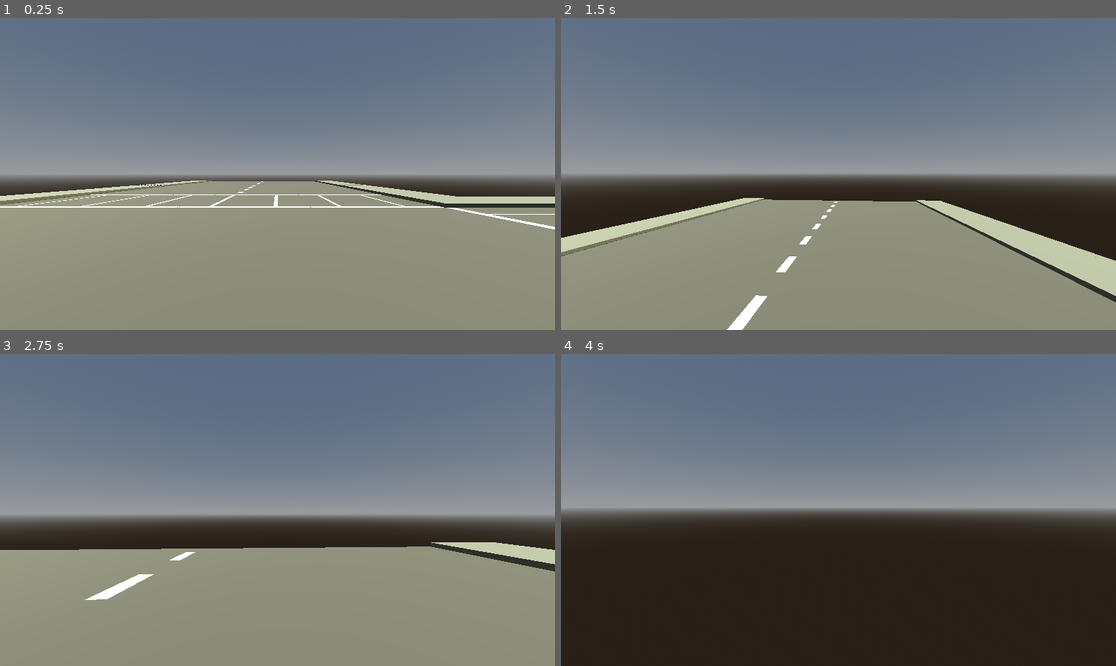
Above: before the commit, frames 1-4 (two rows, left to right).
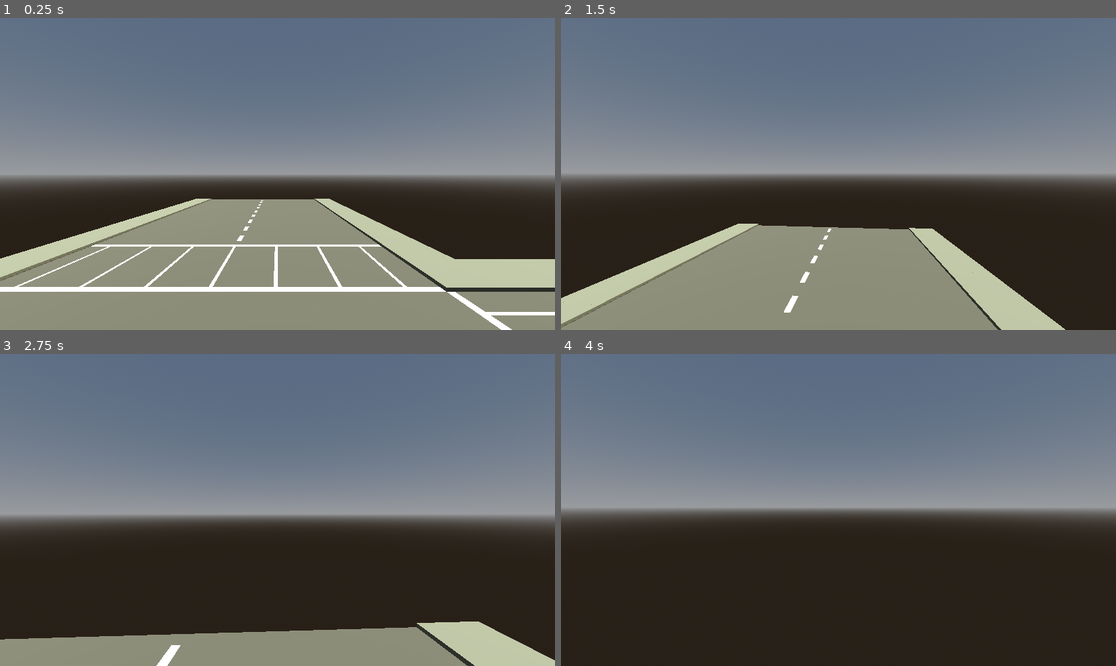
Above: after the commit, the same moments.

Repository: CloneDeath/MidnightDrive2
Game: Godot game, scene res://main.tscn
The game is run twice, just before and just after one commit, with the same random seed, the same clock (stepped at 60 frames per second) and the same inputs.
Inputs (mouse positions are in pixels of both pictures, inside the frame that each line leads up to):
- Up to frame 1 (0.25 s): no input
- Up to frame 2 (1.5 s): tap Enter at 0.5 s; move the mouse to (866, 174) at 0.52 s; hold W (move_forward) from 0.53 s (still down); tap Space (move_jump) at 0.77 s; move the mouse to (810, 174) at 1.27 s
- Up to frame 3 (2.75 s): keep holding W (move_forward); tap Space (move_jump) at 1.52 s; move the mouse to (288, 503) at 2.02 s
- Up to frame 4 (4 s): keep holding W (move_forward); move the mouse to (832, 516) at 2.77 s; tap Space (move_jump) at 3.02, 3.5, 3.77 s; move the mouse to (877, 513) at 3.52 s

The runs differ from the first frame. In frame 1, 20% of the frame differs, in the area x 0-100%, y 52-100%; in frame 2, 19%; in frame 3, 29%, in the area x 0-100%, y 60-100%; in frame 4, nothing differs.

Commit message:
fixed player movement. fleshed out the start of the map a little

Diff:
--- a/main.tscn
+++ b/main.tscn
@@ -1,7 +1,9 @@
-[gd_scene load_steps=6 format=3 uid="uid://cbbho3p5inwwi"]
+[gd_scene load_steps=9 format=3 uid="uid://cbbho3p5inwwi"]
 
 [ext_resource type="PackedScene" uid="uid://d3hpkexng6kod" path="res://player/player.tscn" id="2_5u6ts"]
 [ext_resource type="PackedScene" uid="uid://h2p6tvikra3i" path="res://maps/corner/corner.gltf" id="2_r7evt"]
+[ext_resource type="PackedScene" uid="uid://c3s2hon08bys" path="res://maps/corner/cars/green-truck.glb" id="3_40v78"]
+[ext_resource type="PackedScene" uid="uid://ccqqkf1kfnivu" path="res://maps/corner/garage/garage-exterior.glb" id="4_x3bvb"]
 
 [sub_resource type="ProceduralSkyMaterial" id="ProceduralSkyMaterial_77a0g"]
 sky_horizon_color = Color(0.64625, 0.65575, 0.67075, 1)
@@ -16,6 +18,9 @@
 tonemap_mode = 2
 tonemap_exposure = 0.5
 
+[sub_resource type="BoxShape3D" id="BoxShape3D_2hxpo"]
+size = Vector3(1, 1.1, 2.5)
+
 [node name="main" type="Node3D"]
 
 [node name="Sun" type="DirectionalLight3D" parent="."]
@@ -29,3 +34,15 @@
 transform = Transform3D(1, 0, 0, 0, 1, 0, 0, 0, 1, 1.5, 0, 0)
 
 [node name="default" parent="." instance=ExtResource("2_r7evt")]
+
+[node name="green-truck" parent="." instance=ExtResource("3_40v78")]
+transform = Transform3D(1.73205, 0, -1, 0, 2, 0, 1, 0, 1.73205, 13.5, 0, 11.5)
+
+[node name="StaticBody3D" type="StaticBody3D" parent="green-truck"]
+
+[node name="CollisionShape3D" type="CollisionShape3D" parent="green-truck/StaticBody3D"]
+transform = Transform3D(1, 0, 0, 0, 1, 0, 0, 0, 1, -0.99999, 0.05, -0.750005)
+shape = SubResource("BoxShape3D_2hxpo")
+
+[node name="garage-exterior" parent="." instance=ExtResource("4_x3bvb")]
+transform = Transform3D(-1.31134e-07, 0, 3, 0, 3, 0, -3, 0, -1.31134e-07, 22.6, 0, 5.5)
--- a/player/player.gd
+++ b/player/player.gd
@@ -14,7 +14,7 @@
 		$Camera.rotate_object_local(Vector3(1, 0, 0), -deg_to_rad(MOUSE_SENSITIVITY * mouse_motion_event.relative.y))
 		$Camera.rotation_degrees.x = clamp($Camera.rotation_degrees.x, -70, 70);
 
-func _process(delta: float) -> void:
+func _process(_delta: float) -> void:
 	if (Input.is_action_just_pressed("game_quit")):
 		get_tree().quit();
 
@@ -24,7 +24,7 @@
 		velocity.y = JUMP_VELOCITY
 
 	var input_dir := Input.get_vector("move_left", "move_right", "move_forward", "move_backward")
-	var direction := (transform.basis * Vector3(input_dir.x, 0, input_dir.y)).normalized()
+	var direction: Vector3 = ($Camera.transform.basis * Vector3(input_dir.x, 0, input_dir.y)).normalized()
 	if direction:
 		velocity.x = direction.x * SPEED
 		velocity.z = direction.z * SPEED
--- a/player/player.tscn
+++ b/player/player.tscn
@@ -3,15 +3,19 @@
 [ext_resource type="Script" path="res://player/player.gd" id="1_l5kk8"]
 
 [sub_resource type="CapsuleShape3D" id="CapsuleShape3D_is1hj"]
-radius = 0.25
-height = 1.0
+height = 1.8
 
 [node name="player" type="CharacterBody3D"]
 script = ExtResource("1_l5kk8")
 
 [node name="Camera" type="Camera3D" parent="."]
-transform = Transform3D(1, 0, 0, 0, 1, 0, 0, 0, 1, 0, 0.5, 0)
+transform = Transform3D(1, 0, 0, 0, 1, 0, 0, 0, 1, 0, 1.74, 0)
 
 [node name="CollisionShape3D" type="CollisionShape3D" parent="."]
-transform = Transform3D(1, 0, 0, 0, 1, 0, 0, 0, 1, 0, 0.5, 0)
+transform = Transform3D(1, 0, 0, 0, 1, 0, 0, 0, 1, 0, 0.9, 0)
 shape = SubResource("CapsuleShape3D_is1hj")
+
+[node name="CSGCylinder3D" type="CSGCylinder3D" parent="."]
+transform = Transform3D(1, 0, 0, 0, 1, 0, 0, 0, 1, 0, 0.8, 0)
+height = 1.9
+sides = 17
Binary file added: maps/corner/cars/green-truck.glb
Not shown, added: maps/corner/cars/green-truck.glb.import
Not shown, changed: maps/corner/corner.gltf
Binary file changed: maps/corner/corner_0.png
Not shown, changed: maps/corner/corner_0.png.import
Binary file added: maps/corner/garage/garage-exterior.glb
Not shown, added: maps/corner/garage/garage-exterior.glb.import
Not shown, added: maps/corner/cars/green-truck.model
Not shown, changed: maps/corner/corner.crocotile
Not shown, added: maps/corner/garage/garage-exterior.model
